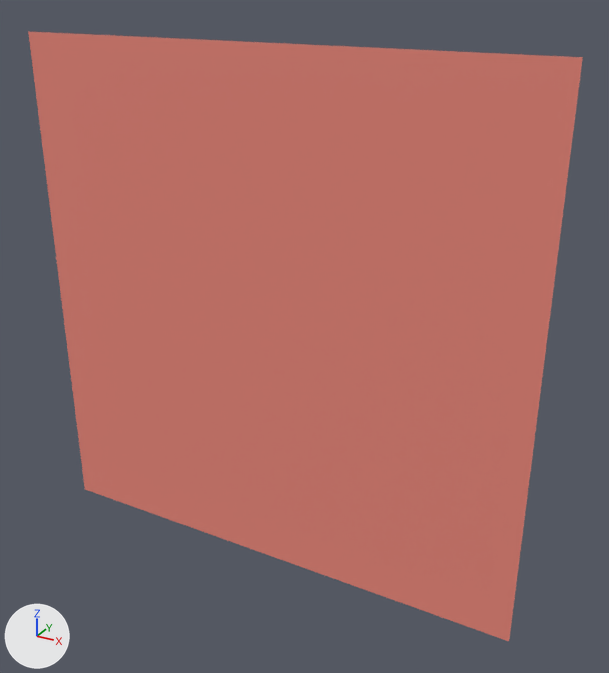
What one commit did to the glTF model assets/glb/model_02.glb.
Before and after are seen from a camera (50 mm lens) standing at (0.148, -0.225, 0.134) and looking at (0.013, 0.022, 0.01). Lighting does not change. The marker at lower left points along +X, +Y and +Z. The first picture is the older version.

The scene before the commit, as lines of its bpy script (objects in view):
```python
mat_origami_mat_02 = principled_material('Origami_Mat_02')
mat_origami_mat_02.base_color = (0.85, 0.25, 0.2)  # pink #ed897c
mat_origami_mat_02.roughness = 0.8
me_origami_02 = bpy.data.meshes.new('Origami_02')
me_origami_02.from_pydata(...)  # 36 vertices, 34 faces; spans x -0.1..0.1, y 0.015, z -0.088..0.112
me_origami_02.materials.append(mat_origami_mat_02)  # pink #ed897c
ob_origami_model_02 = bpy.data.objects.new('Origami_Model_02', me_origami_02)
ob_origami_model_02.location = (0.0, 0.0, 0.0)
```
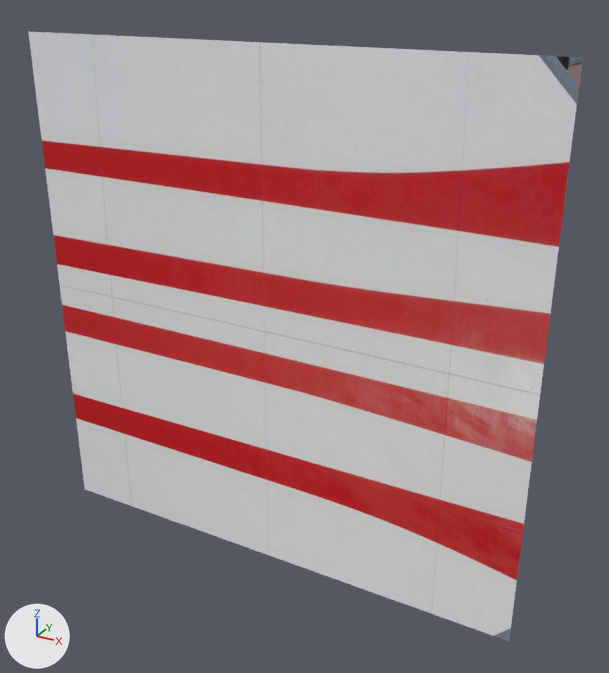
Boxes (x1, y1, x2, y2) around the edits, measured in the pictures (609 x 673 px):
'Origami_Model_02', surface changed
    both: (28, 31, 583, 641)

What the commit changed:
Picture 'color_02' (img_color_02) is new.
In material 'Origami_Mat_02' (mat_origami_mat_02), base_color is no longer (0.85, 0.25, 0.2), pink #ed897c.
In material 'Origami_Mat_02' (mat_origami_mat_02), texture is now set to img_color_02.
